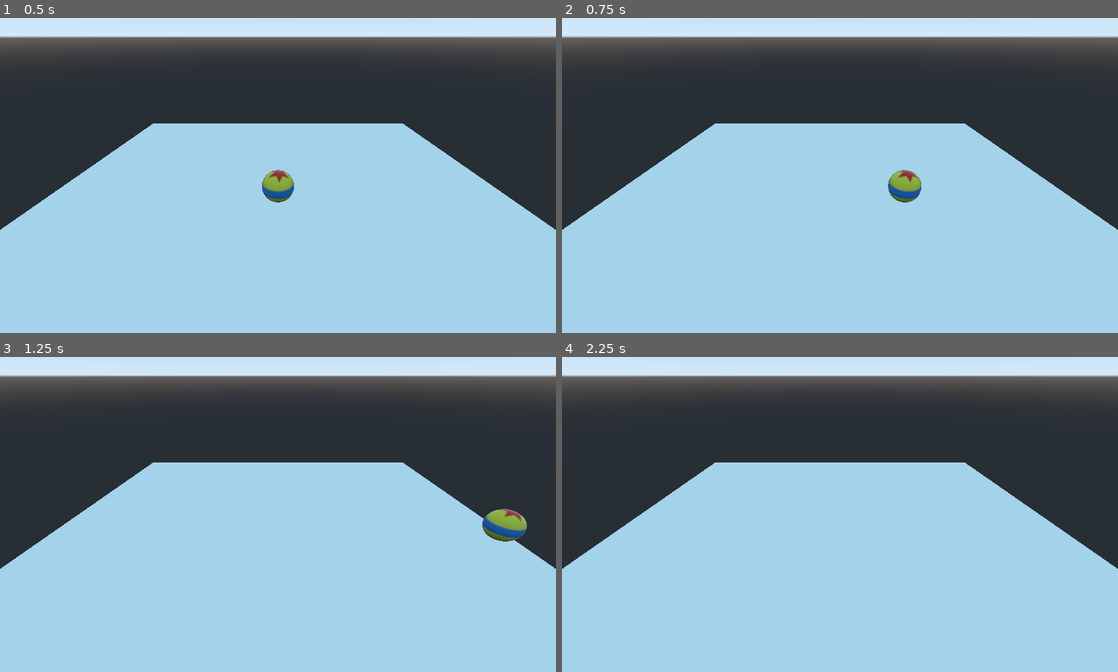
Above: before the commit, frames 1-4 (two rows, left to right).
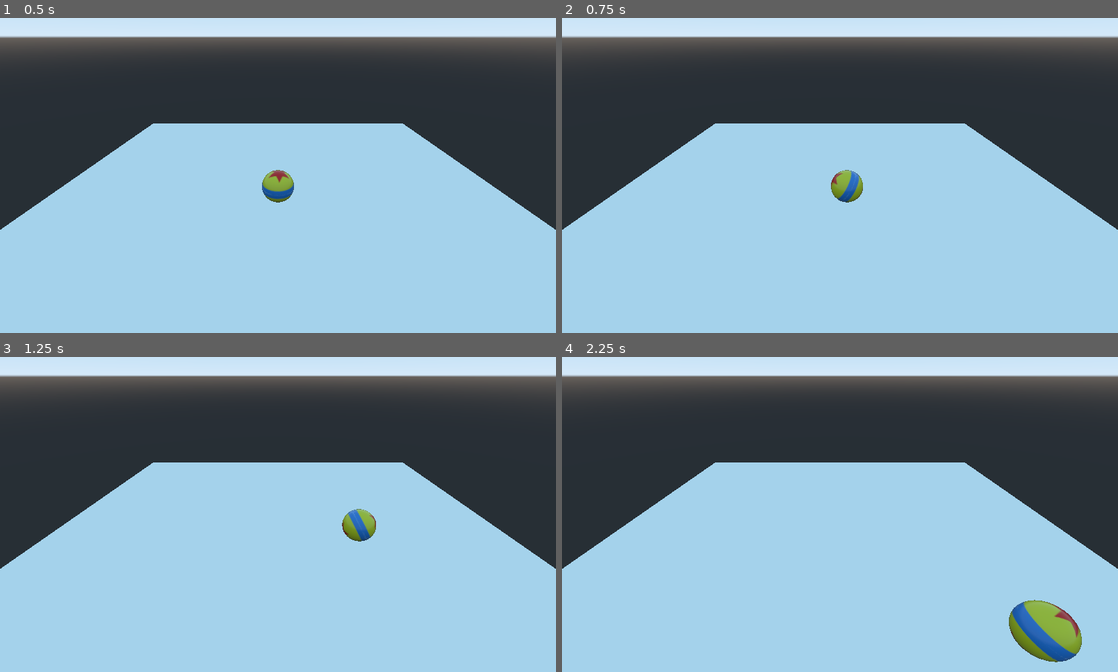
Above: after the commit, the same moments.

Repository: gmastergreatee/MyGodotGames
Game: Godot game, scene res://levels/Level_1.tscn
Same seed, same stepped clock (60 frames per second), same inputs: the game is played once before the commit and once after it. The project has no main scene, so this scene is started directly.
Inputs:
- Up to frame 1 (0.5 s): no input
- Up to frame 2 (0.75 s): tap Enter at 0.5 s; hold Right (ui_right) from 0.53 s (still down)
- Up to frame 3 (1.25 s): keep holding Right (ui_right)
- Up to frame 4 (2.25 s): release Right (ui_right) at 1.28 s; hold Down (ui_down) 1.28-2.03 s; hold Right (ui_right) from 2.03 s (still down)

Frame 1 is identical in both runs. In frame 2, 1.0% of the frame differs, in the area x 48-65%, y 48-59%; in frame 3, 1.1%; in frame 4, 1.9%, in the area x 80-94%, y 77-97%.

Commit message:
[Basic Move and Dodge Game] Added rotation & weight to player

Diff:
--- a/Basic Move and Dodge Game/levels/Level_1.tscn
+++ b/Basic Move and Dodge Game/levels/Level_1.tscn
@@ -40,4 +40,6 @@
 transform = Transform( 1, 0, 0, 0, 1, 0, 0, 0, 1, 0, 1, 0 )
 script = ExtResource( 2 )
 Speed = 20
+MaxSpeed = 50
 Damp = 0.17
+RotateSpeed = 10
--- a/Basic Move and Dodge Game/scripts/Player.gd
+++ b/Basic Move and Dodge Game/scripts/Player.gd
@@ -2,36 +2,40 @@
 
 var velocity = Vector3(0,0,0)
 export var Speed = 5;
+export var MaxSpeed = 200;
 export(float, 0, 1) var Damp = 0.1
+export(int, 1, 360) var RotateSpeed = 30;
 
 func _ready() -> void:
 	pass
 
 func _physics_process(delta: float) -> void:
-	var rot_x = 0
-	var rot_z = 0
 
 #	process inputs
 	if Input.is_action_pressed("ui_left") and Input.is_action_pressed("ui_right"):
-		velocity.x = 0
+		velocity.x = lerp(velocity.x, 0, Damp)
 	elif Input.is_action_pressed("ui_left"):
-		velocity.x = -Speed
-
+		velocity.x -= Speed * delta
+		rotate_z(deg2rad(RotateSpeed))
 	elif Input.is_action_pressed("ui_right"):
-		velocity.x = Speed
+		velocity.x += Speed * delta
+		rotate_z(-deg2rad(RotateSpeed))
 	else:
 		velocity.x = lerp(velocity.x, 0, Damp)
 
 	if Input.is_action_pressed("ui_up") and Input.is_action_pressed("ui_down"):
-		velocity.z = 0
+		velocity.z = lerp(velocity.z, 0, Damp)
 	elif Input.is_action_pressed("ui_up"):
-		velocity.z = -Speed
+		velocity.z -= Speed * delta
+		rotate_x(-deg2rad(RotateSpeed))
 	elif Input.is_action_pressed("ui_down"):
-		velocity.z = Speed
+		velocity.z += Speed * delta
+		rotate_x(deg2rad(RotateSpeed))
 	else:
 		velocity.z = lerp(velocity.z, 0, Damp)
 
-
+	velocity.x = max(min(velocity.x, MaxSpeed), -MaxSpeed)
+	velocity.z = max(min(velocity.z, MaxSpeed), -MaxSpeed)
 
 #	move the player
 	velocity = move_and_slide(velocity, Vector3.UP)
